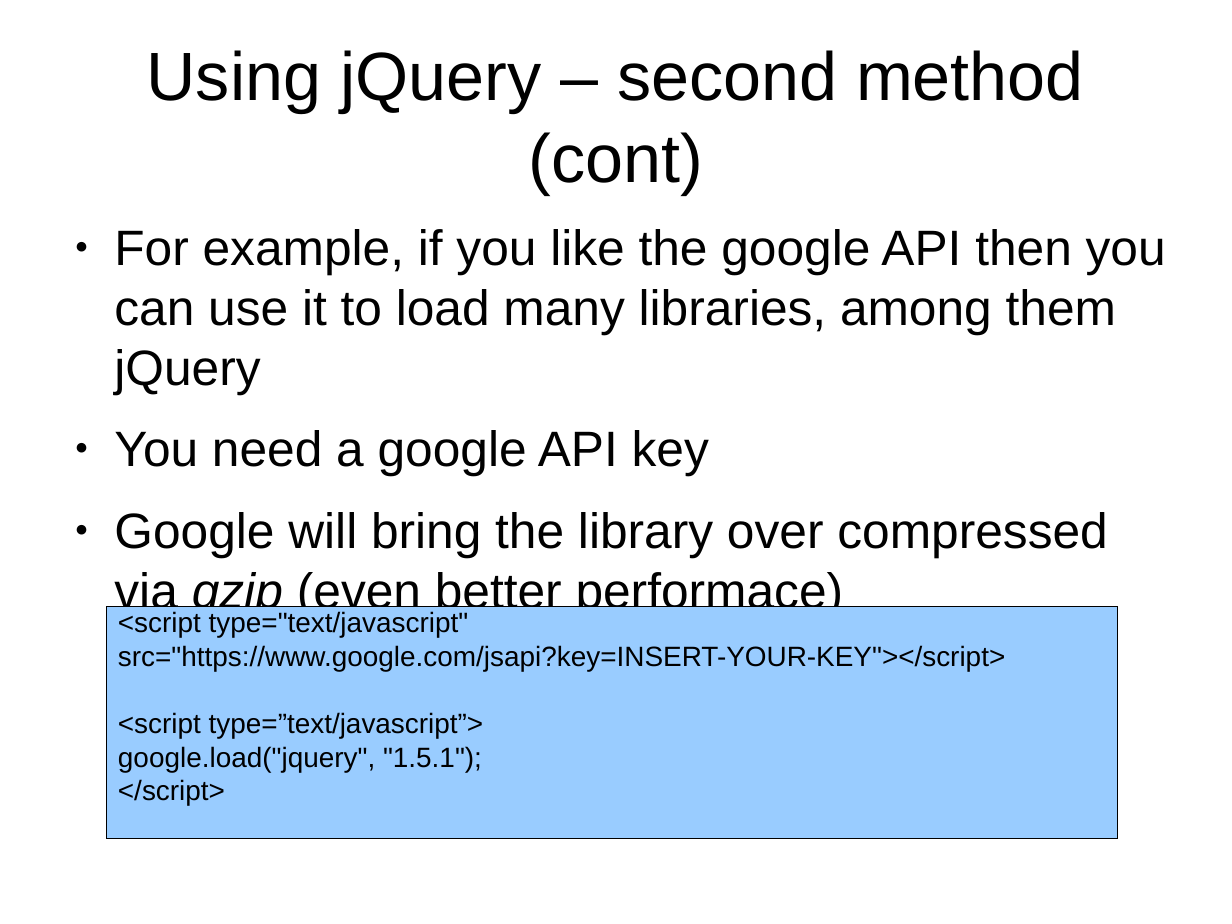
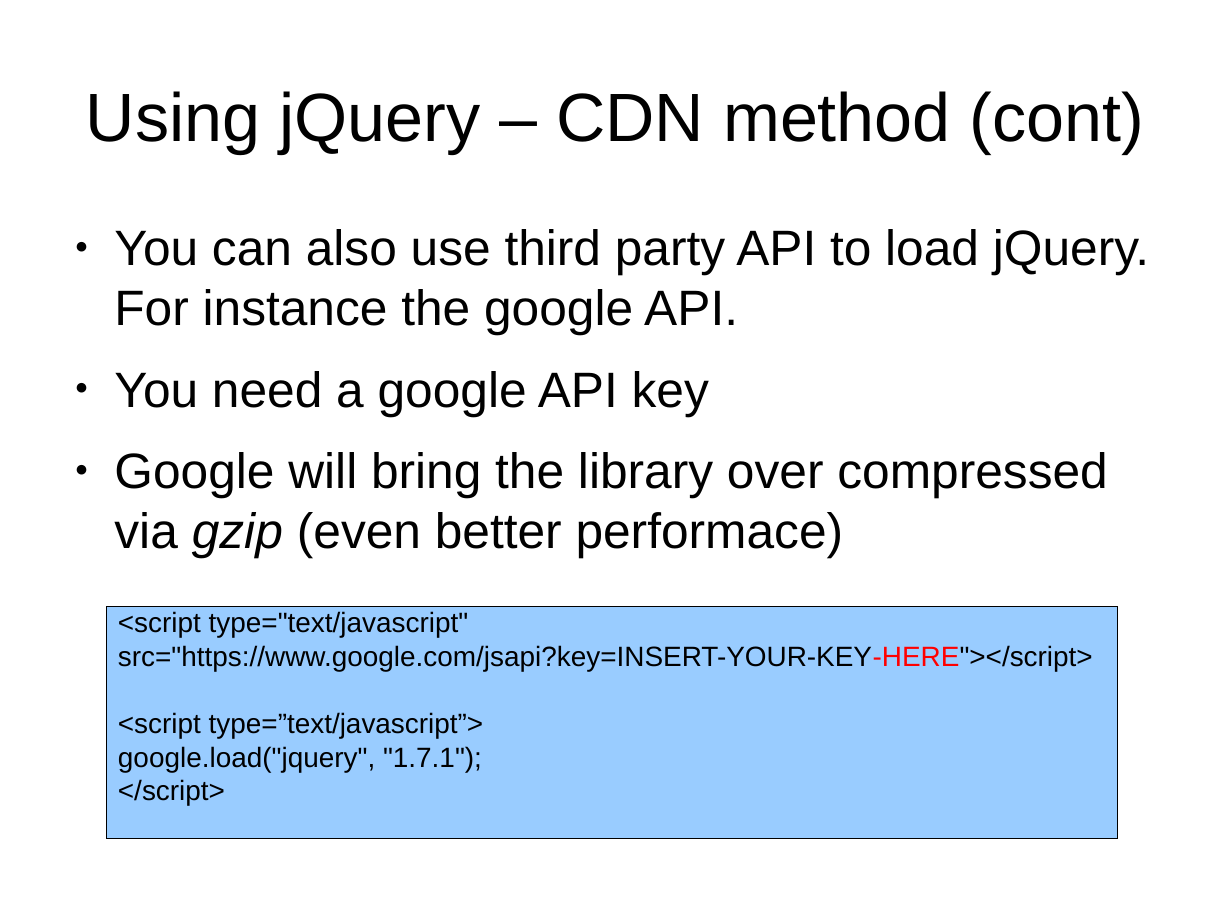
Before and after one commit to veltzer/demos, a slide deck: slide 17 of javascript/jquery/doc/jquery.odp (slide 15 before the commit). Drawn at 1232x924 pixels with LibreOffice and Linux fonts; fonts in the diff are those of the drawing. Boxes give left, top, right and bottom in pixels: in the first picture for what was removed or moved away, otherwise in the second. Text is boxed around its words. In the diff, an @@ line names an element or a change of style, - is before the commit and + after.

```diff
--- a/javascript/jquery/doc/jquery.odp
+++ b/javascript/jquery/doc/jquery.odp
@@ title at [86, 91, 1144, 153]: text changed @@
-Using jQuery – second method (cont)
+Using jQuery – CDN method (cont)
@@ text at [114, 229, 1149, 335]: text changed @@
-● For example, if you like the google API then you can use it to load many libraries, among them jQuery
+● You can also use third party API to load jQuery. For instance the google API.
@@ text in rectangle at [118, 645, 1093, 738]: text changed @@
-src="https://www.google.com/jsapi?key=INSERT-YOUR-KEY"></script>
+src="https://www.google.com/jsapi?key=INSERT-YOUR-KEY-HERE"></script>
@@ text in rectangle at [118, 746, 482, 772]: text changed @@
-google.load("jquery", "1.5.1");
+google.load("jquery", "1.7.1");
```
Also in this commit, not shown: 8 other slides changed, 2 slides added, 16 other files.
